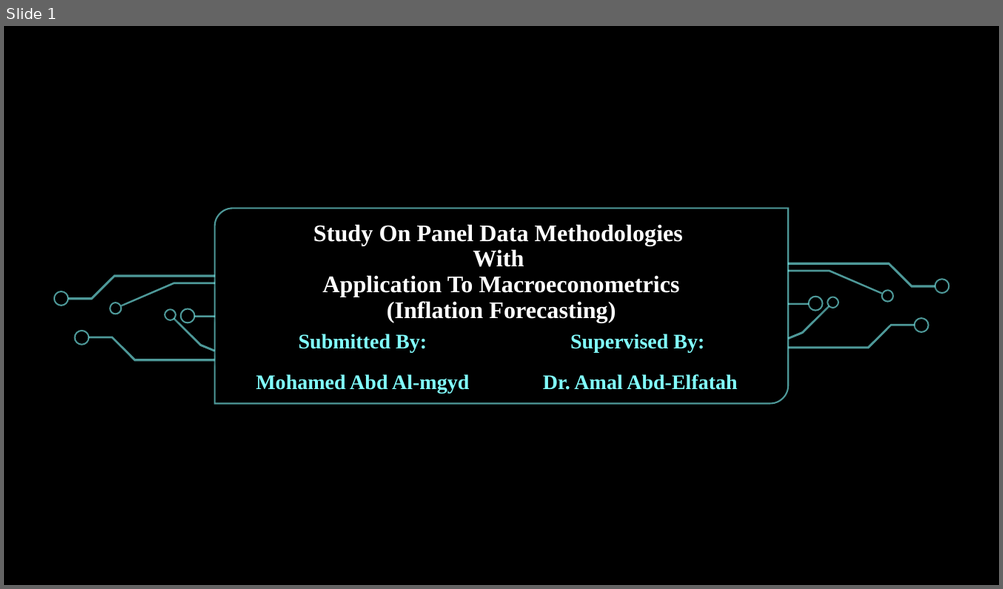
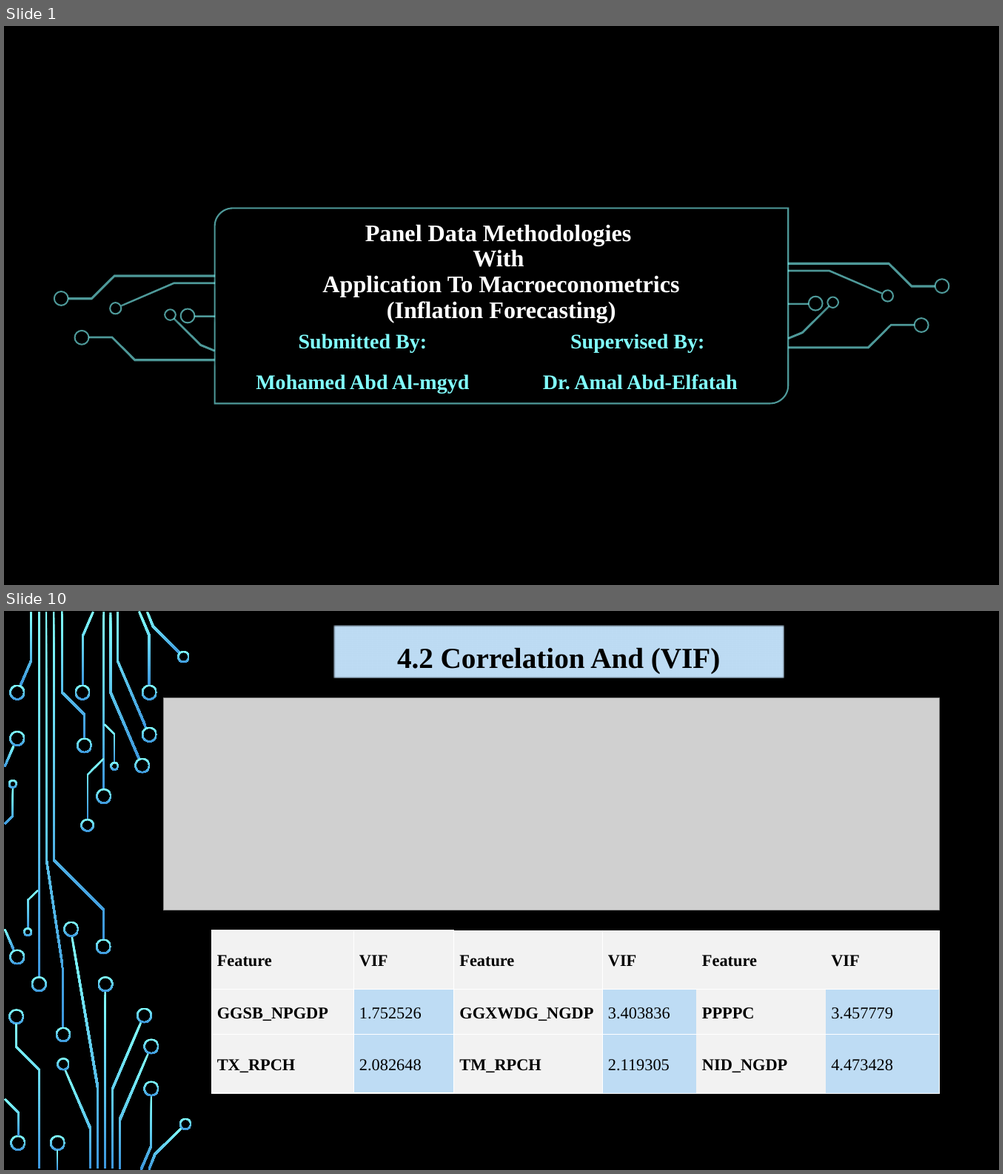
Before and after one commit to MohamedataS/Inflation-Forecasting-PanelModels, a slide deck: 07-Report/Presentation.pptx. Shown one above the other, each under a label of ours: slide 1 before the commit, slides 1 and 10 after it; the slides between them are not shown. The pictures are 1003x589 and 1003x1174 pixels, drawn with LibreOffice and Linux fonts; fonts in the diff are those of the drawing; grey boxes stand for pictures; background and template pictures are left out. Boxes give left, top, right and bottom in pixels: in the first picture for what was removed or moved away, otherwise in the second. Text is boxed around its words. In the diff, an @@ line names an element or a change of style, - is before the commit and + after.

```diff
--- a/07-Report/Presentation.pptx
+++ b/07-Report/Presentation.pptx
@@ slide 10 added at [4, 611, 999, 1170], background picture (left out); not listed: 20 template elements that a slide beside it also shows @@
@@ title added at [334, 626, 784, 678], fill #BEDCF4, 28 pt, text #000000, bold @@
+4.2 Correlation And (VIF)
@@ picture added at [164, 698, 939, 911] @@
@@ table added at [211, 931, 939, 1093], 3 rows, 6 columns @@
+Feature | VIF | Feature | VIF | Feature | VIF
+GGSB_NPGDP | 1.752526 | GGXWDG_NGDP | 3.403836 | PPPPC | 3.457779
+TX_RPCH | 2.082648 | TM_RPCH | 2.119305 | NID_NGDP | 4.473428
@@ group added at [8, 612, 192, 1169]: 34 freeform shapes @@
@@ slide 1 changed as well @@
@@ title at [322, 224, 680, 323]: text changed @@
-Study On Panel Data Methodologies
-With
-Application To Macroeconometrics
-(Inflation Forecasting)
+Panel Data Methodologies
+With
+Application To Macroeconometrics
+(Inflation Forecasting)
```
Also in this commit, not shown: 23 other slides added, 1 slide removed, 9 other files.
